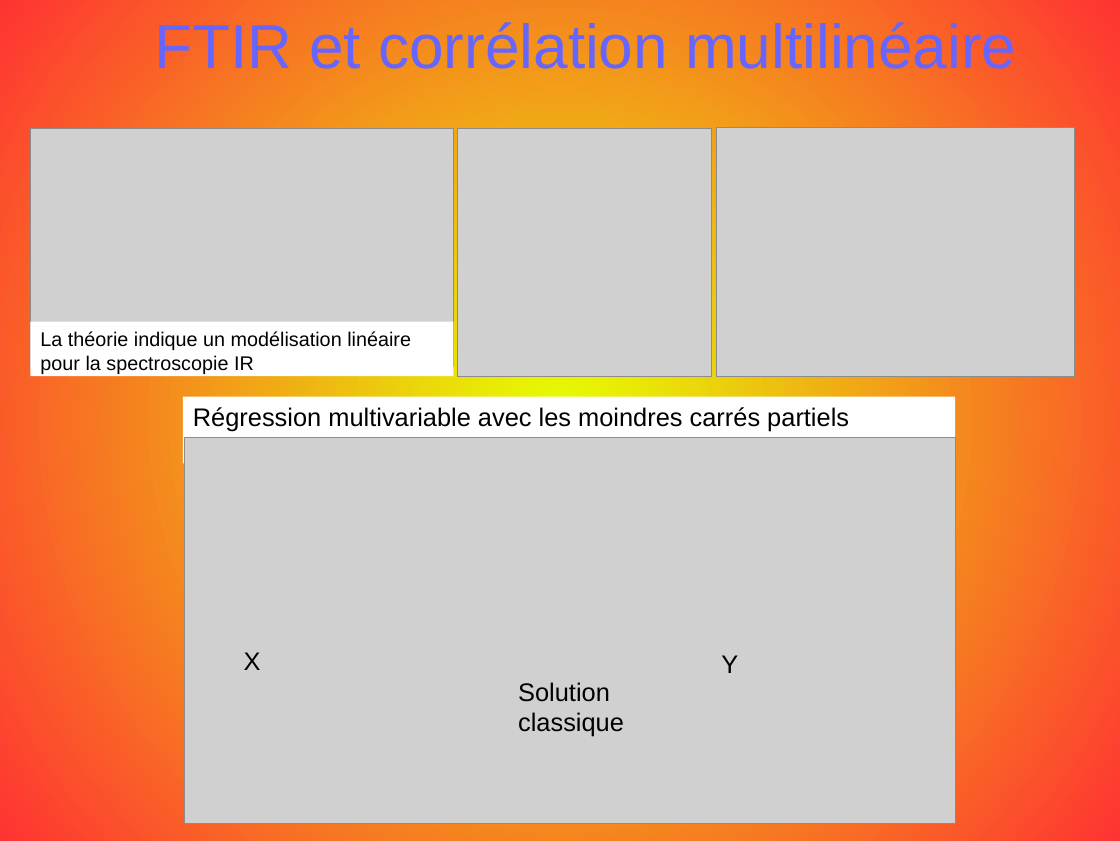
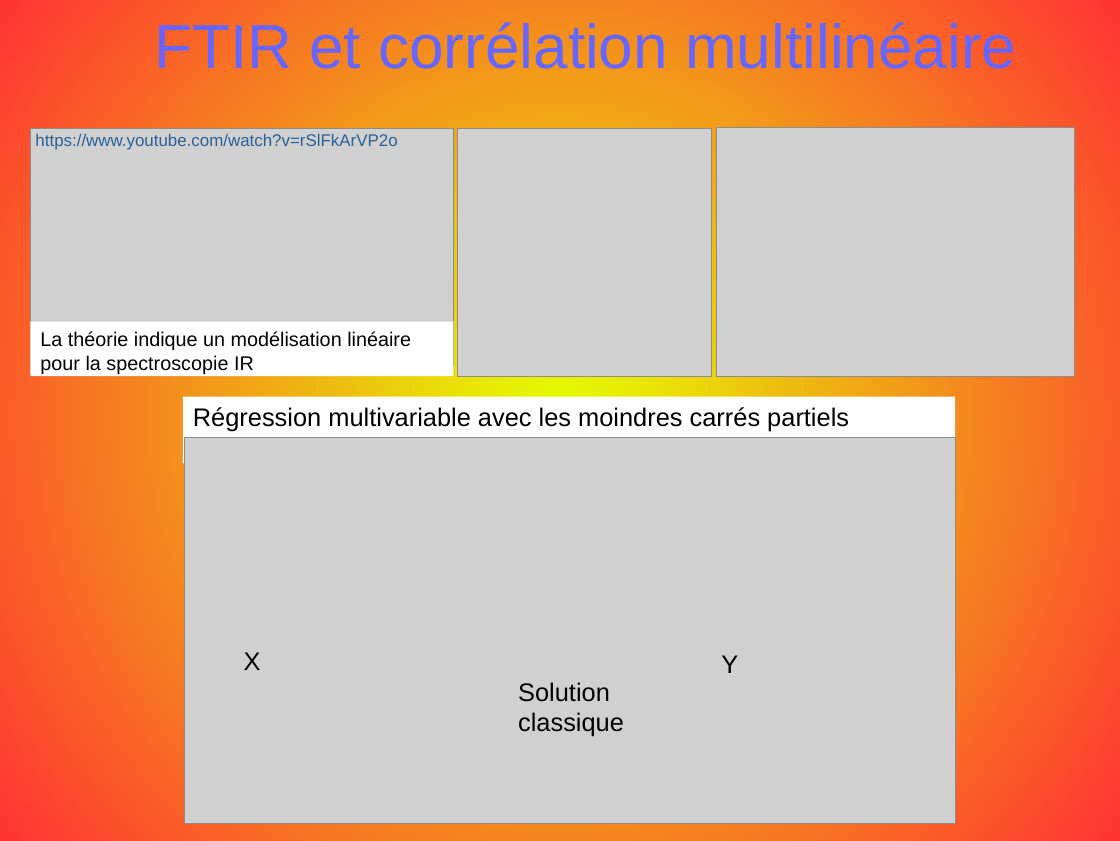
Before and after one commit to opsabarsec/African-soil-chemistry, a slide deck: slide 18 of documents/P7_presentation.odp. Drawn at 1120x841 pixels with LibreOffice and Linux fonts; fonts in the diff are those of the drawing; grey boxes stand for pictures. Boxes give left, top, right and bottom in pixels: in the first picture for what was removed or moved away, otherwise in the second. Text is boxed around its words. In the diff, an @@ line names an element or a change of style, - is before the commit and + after.

```diff
--- a/documents/P7_presentation.odp
+++ b/documents/P7_presentation.odp
@@ text added at (x1=35, y1=133, x2=397, y2=150), 12 pt, text #2A6099 @@
+https://www.youtube.com/watch?v=rSlFkArVP2o
```
Also in this commit, not shown: 3 other slides changed, 1 other file.
